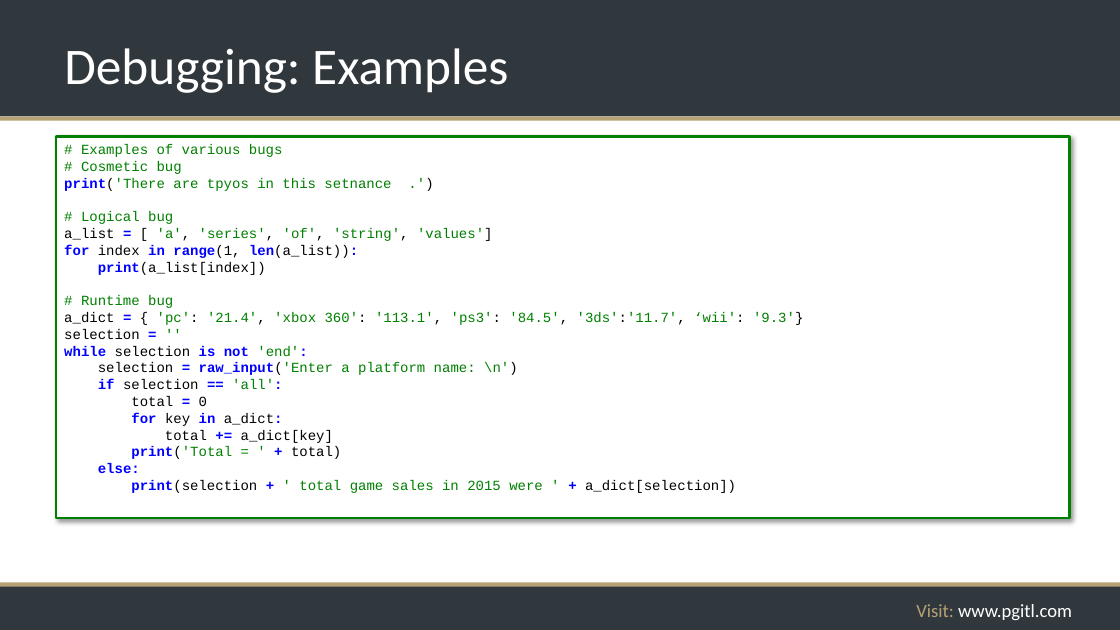
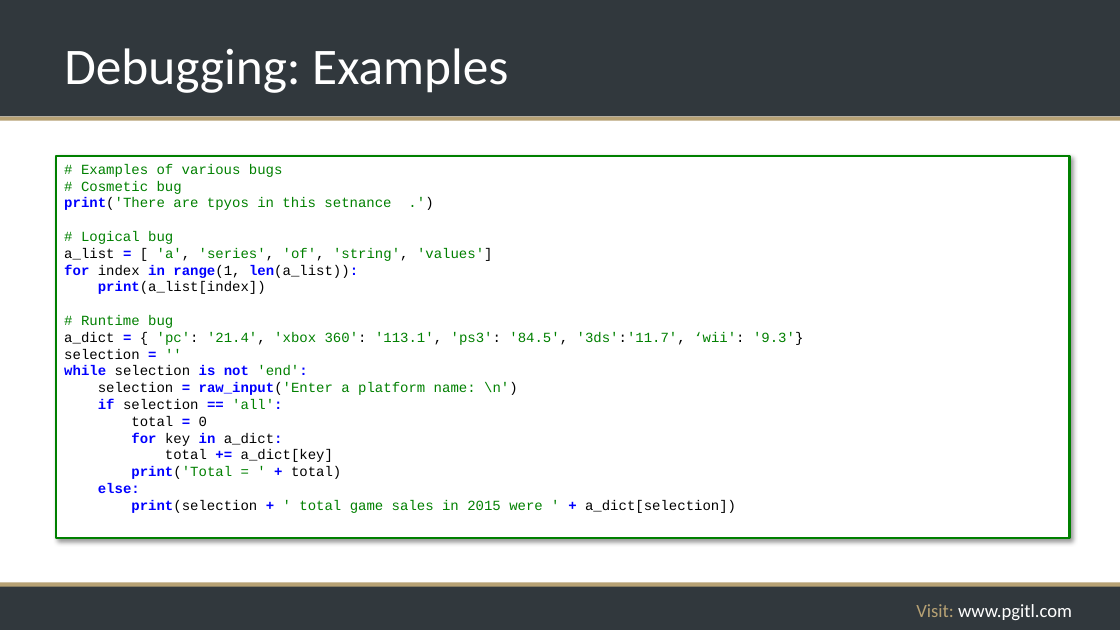
Before and after one commit to rikkouri/project-a, a slide deck: slide 158 of Programming Foundations.pptx. Drawn at 1120x630 pixels with LibreOffice and Linux fonts; fonts in the diff are those of the drawing; background and template pictures are left out. Boxes give left, top, right and bottom in pixels: in the first picture for what was removed or moved away, otherwise in the second. Text is boxed around its words. In the diff, an @@ line names an element or a change of style, - is before the commit and + after.

```diff
--- a/Programming Foundations.pptx
+++ b/Programming Foundations.pptx
@@ rectangle "# Examples of various bugs": place and size @@
-rectangle "# Examples of various bugs" at (56, 136, 1070, 518)
+rectangle "# Examples of various bugs" at (56, 156, 1070, 538)
```
Also in this commit, not shown: 15 other slides changed.
